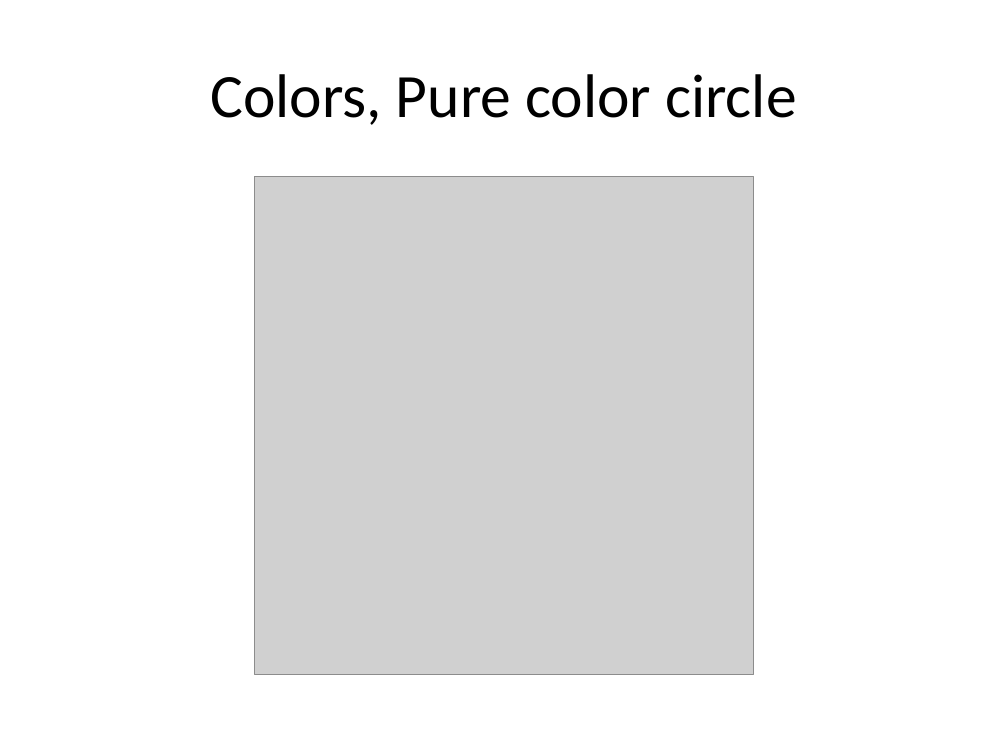
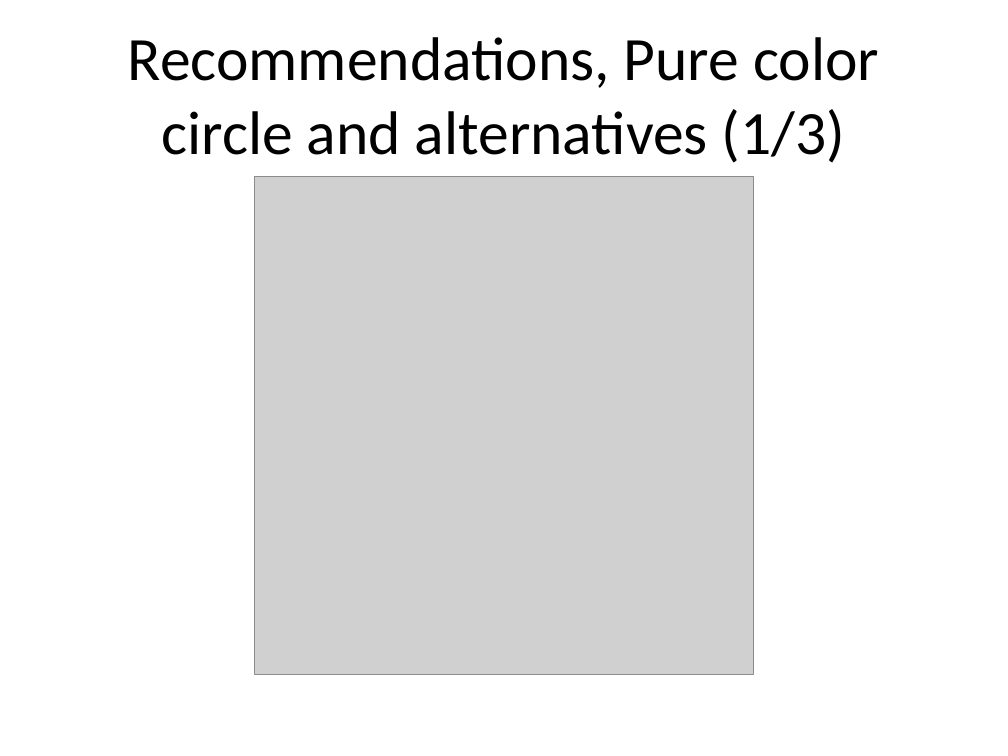
Before and after one commit to pmean/data-visualization, a slide deck: slide 10 of data-viz-02/component/recommendations-colors.pptx. Drawn at 1008x756 pixels with LibreOffice and Linux fonts; fonts in the diff are those of the drawing; grey boxes stand for pictures. Boxes give left, top, right and bottom in pixels: in the first picture for what was removed or moved away, otherwise in the second. Text is boxed around its words. In the diff, an @@ line names an element or a change of style, - is before the commit and + after.

```diff
--- a/data-viz-02/component/recommendations-colors.pptx
+++ b/data-viz-02/component/recommendations-colors.pptx
@@ title at (128, 37, 879, 163): text changed @@
-Colors, Pure color circle
+Recommendations, Pure color circle and alternatives (1/3)
```
Also in this commit, not shown: 11 other slides changed, 6 slides added, 3 slides removed, 40 other files.
